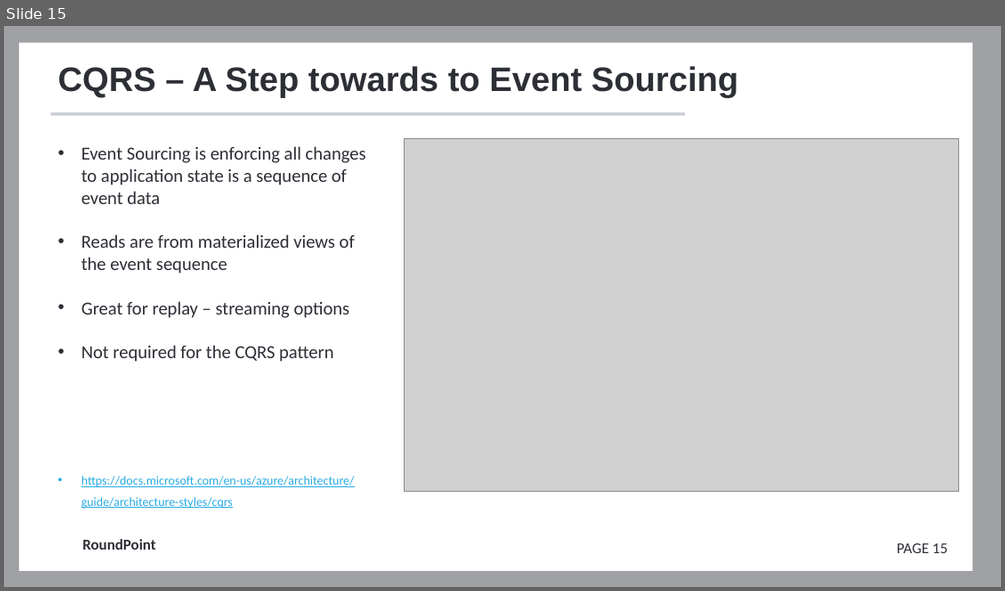
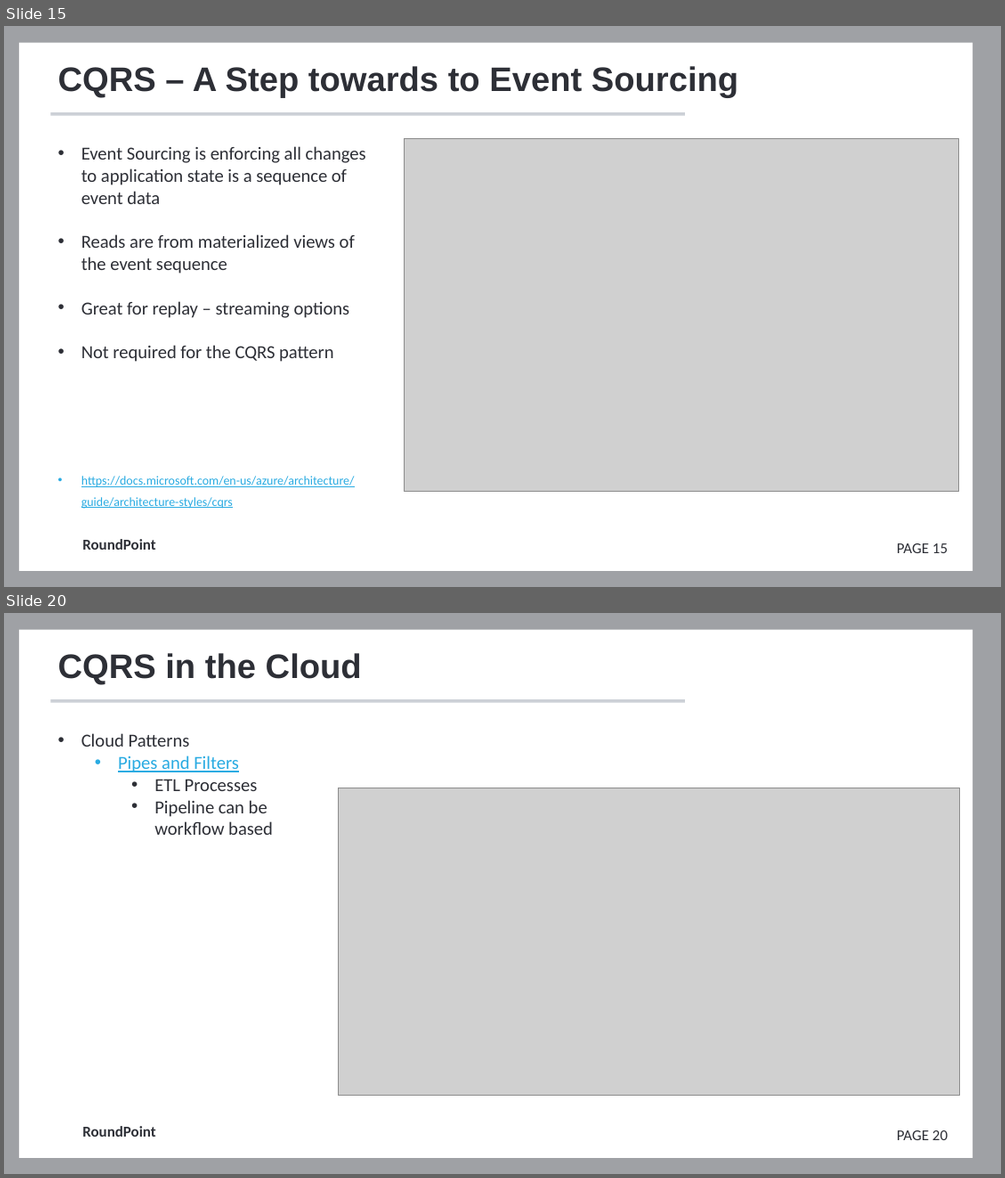
Before and after one commit to FrameworkFactory/cqrs-presentation, a slide deck: docs/Presentation.pptx. Shown one above the other, each under a label of ours: slide 15 before the commit, slides 15 and 20 after it; the slides between them are not shown. The pictures are 1005x591 and 1005x1178 pixels, drawn with LibreOffice and Linux fonts; fonts in the diff are those of the drawing; grey boxes stand for pictures; background and template pictures are left out. Boxes give left, top, right and bottom in pixels: in the first picture for what was removed or moved away, otherwise in the second. Text is boxed around its words. In the diff, an @@ line names an element or a change of style, - is before the commit and + after.

```diff
--- a/docs/Presentation.pptx
+++ b/docs/Presentation.pptx
@@ slide 20 added at (4, 613, 1001, 1174), background #FFFFFF; not listed: 5 template elements that a slide beside it also shows @@
@@ title added at (58, 653, 362, 685), 32.7 pt, text #2D2F36, bold @@
+CQRS in the Cloud
@@ text added at (81, 733, 273, 835), 17.7 pt, text #2D2F36 @@
+• Cloud Patterns
+  • Pipes and Filters
+    • ETL Processes
+    • Pipeline can be workflow based
@@ picture added at (339, 787, 960, 1094) @@
```
Also in this commit, not shown: 7 slides changed, 11 other slides added, 10 slides removed.
